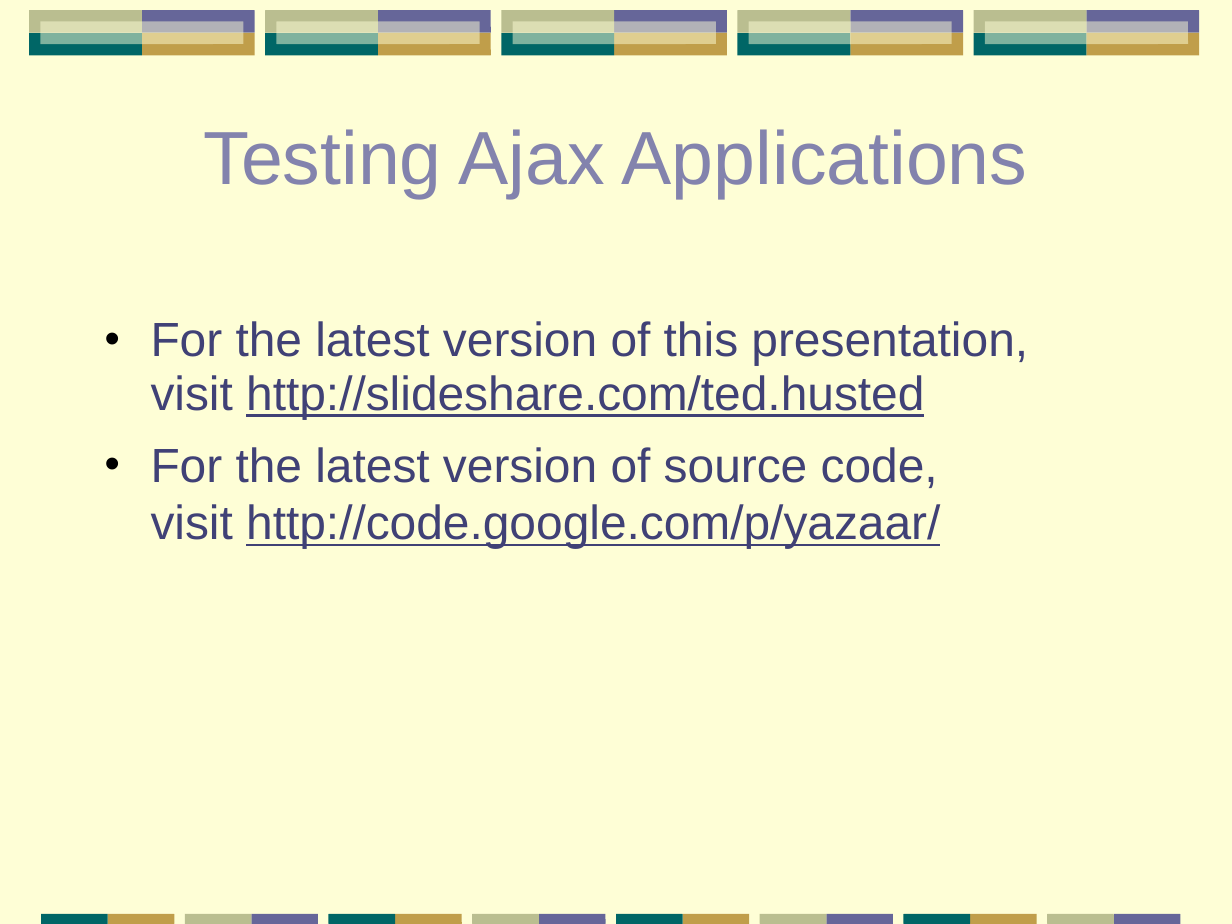
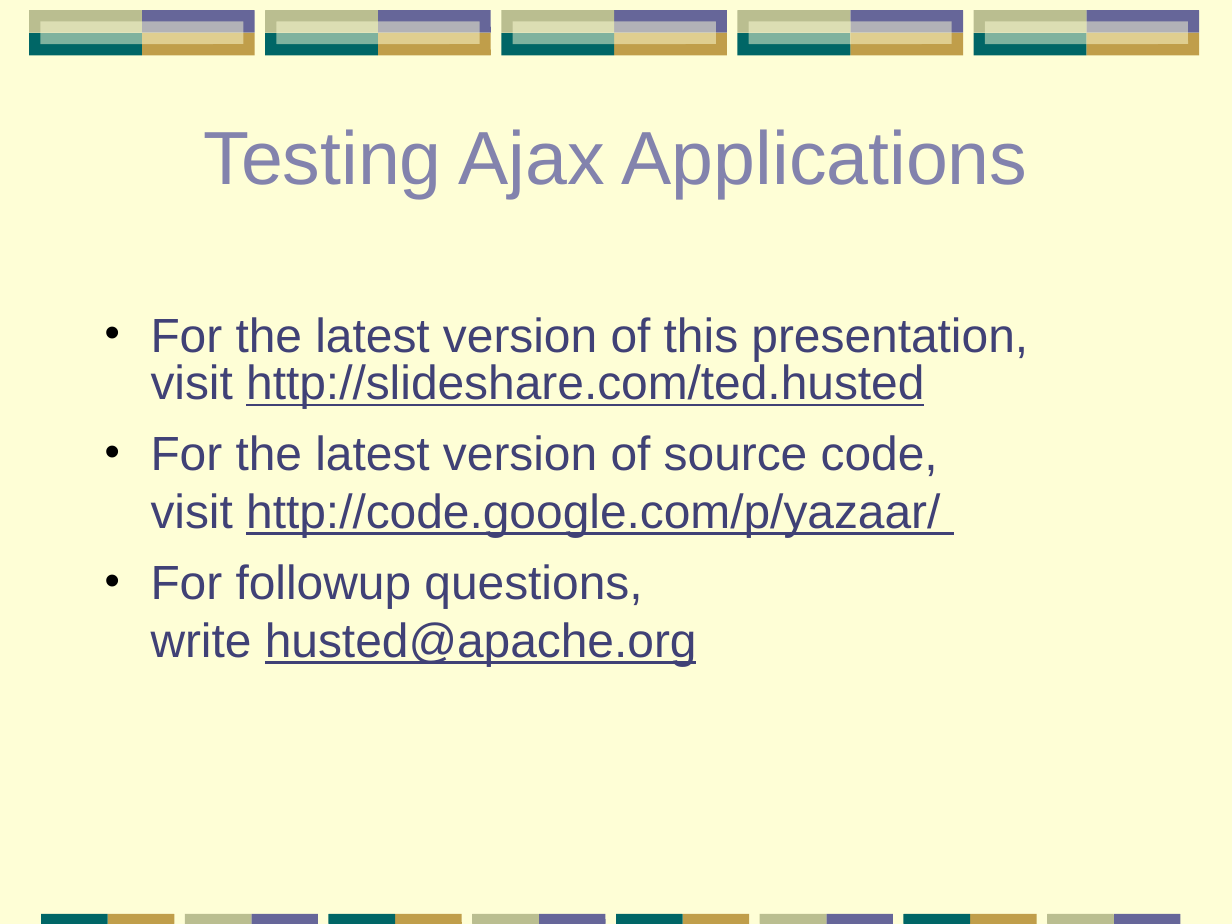
Before and after one commit to papuapost/yazaar, a slide deck: slide 2 of articles/testing-tools/testing-apps.ppt. Drawn at 1232x924 pixels with LibreOffice and Linux fonts; fonts in the diff are those of the drawing. Boxes give left, top, right and bottom in pixels: in the first picture for what was removed or moved away, otherwise in the second. Text is boxed around its words. In the diff, an @@ line names an element or a change of style, - is before the commit and + after.

```diff
--- a/articles/testing-tools/testing-apps.ppt
+++ b/articles/testing-tools/testing-apps.ppt
@@ text at [151, 317, 1028, 408]: line spacing 0.93 to 0.83 @@
@@ text at [151, 564, 697, 666]: paragraph added @@
+• For followup questions,
+  write husted@apache.org
```
Also in this commit, not shown: 20 other slides changed, 12 slides added, 4 slides removed, 1 other file.
